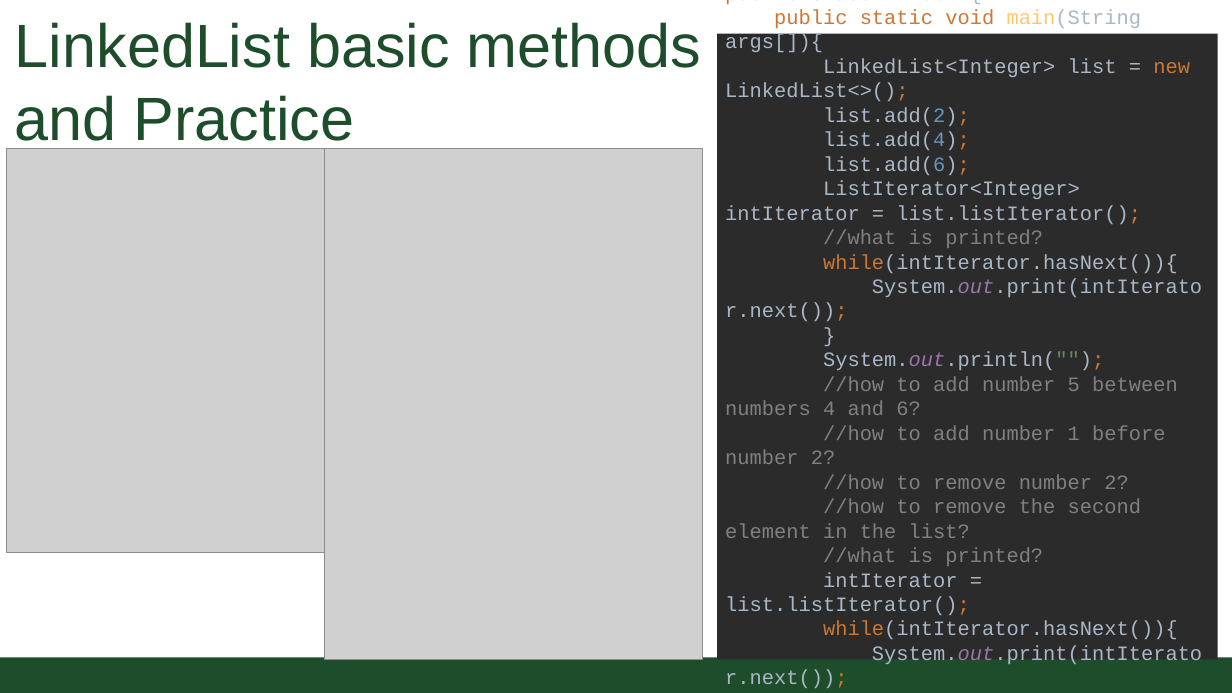
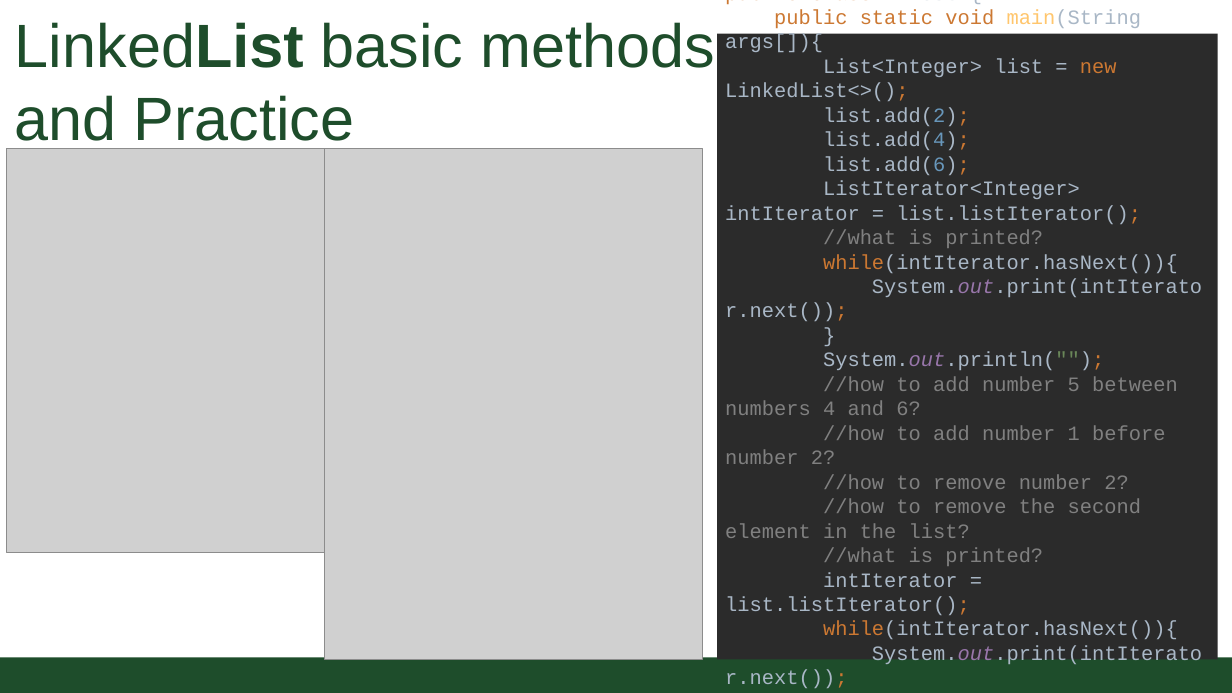
Before and after one commit to CSU-CompSci-CS163-4/Handouts, a slide deck: slide 5 of slides/On-Campus/14_03_Collections.pptx. Drawn at 1232x693 pixels with LibreOffice and Linux fonts; fonts in the diff are those of the drawing; grey boxes stand for pictures; background and template pictures are left out. Boxes give left, top, right and bottom in pixels: in the first picture for what was removed or moved away, otherwise in the second. Text is boxed around its words. In the diff, an @@ line names an element or a change of style, - is before the commit and + after.

Commit message:
Minor change to include polymorphism for list

```diff
--- a/slides/On-Campus/14_03_Collections.pptx
+++ b/slides/On-Campus/14_03_Collections.pptx
@@ title "LinkedList basic methods and Practice" at (15,22,714,151): bold on in "LinkedList" @@
@@ text in rectangle at (725,0,1202,566): text changed @@
-import java.util.LinkedList;
-import java.util.ListIterator;
-public class LLTest {
-public static void main(String args[]){
-LinkedList<Integer> list = new LinkedList<>();
-list.add(2);
-list.add(4);
-list.add(6);
-ListIterator<Integer> intIterator = list.listIterator();
-//what is printed?
-while(intIterator.hasNext()){
-System.out.print(intIterator.next());
-}
-System.out.println("");
-//how to add number 5 between numbers 4 and 6?
-//how to add number 1 before number 2?
-//how to remove number 2?
-//how to remove the second element in the list?
-//what is printed?
+import java.util.LinkedList;
+import java.util.ListIterator;
+public class LLTest {
+public static void main(String args[]){
+List<Integer> list = new LinkedList<>();
+list.add(2);
+list.add(4);
+list.add(6);
+ListIterator<Integer> intIterator = list.listIterator();
+//what is printed?
+while(intIterator.hasNext()){
+System.out.print(intIterator.next());
+}
+System.out.println("");
+//how to add number 5 between numbers 4 and 6?
+//how to add number 1 before number 2?
+//how to remove number 2?
+//how to remove the second element in the list?
+//what is printed?
```
Also in this commit, not shown: 1 other slide changed.
